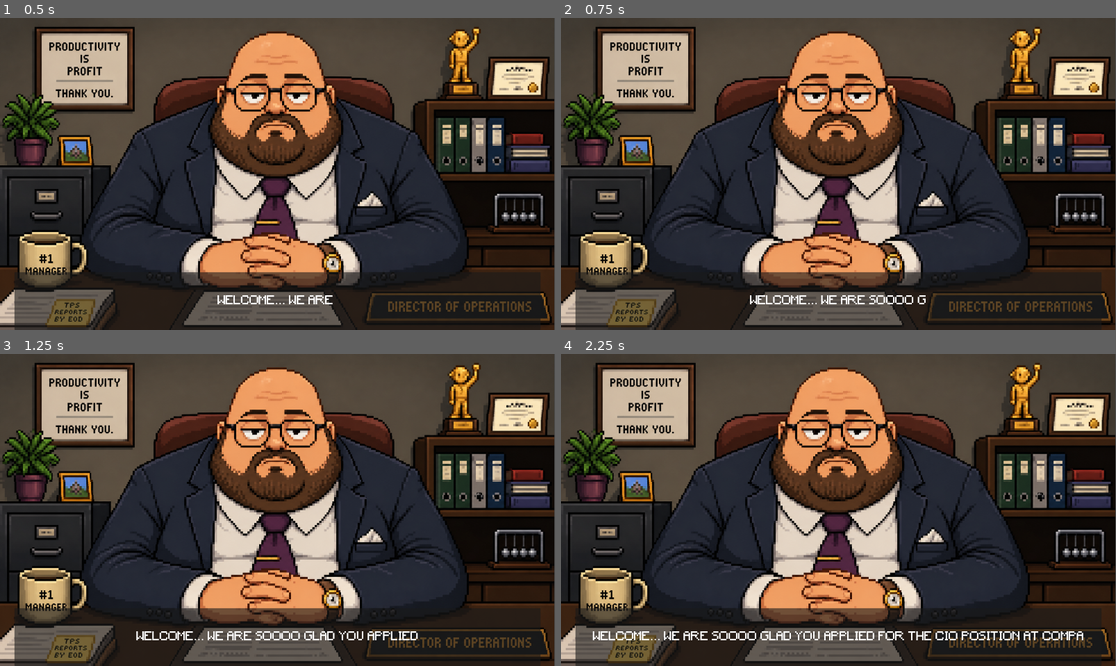
Above: before the commit, frames 1-4 (two rows, left to right).
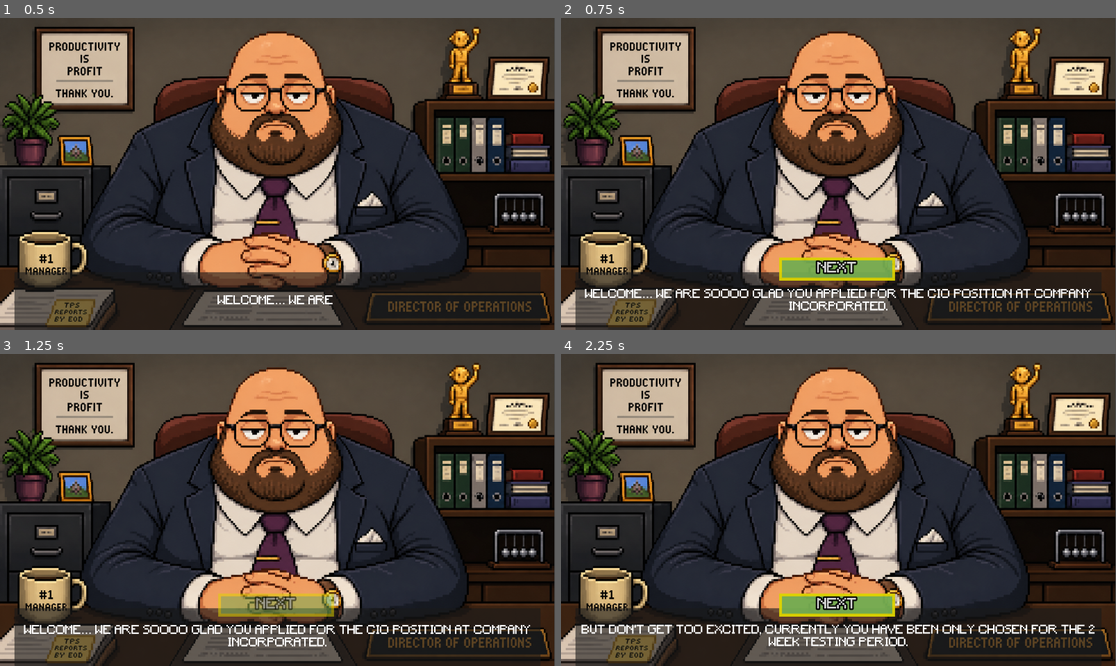
Above: after the commit, the same moments.

Repository: Leopold-Wahlbeck/Green-Cio
Game: Godot game, scene res://scenes/IntroScene.tscn
The game is run twice, just before and just after one commit, with the same random seed, the same clock (stepped at 60 frames per second) and the same inputs. This scene is started directly instead of the project's main scene.
Inputs (mouse positions are in pixels of both pictures, inside the frame that each line leads up to):
- Up to frame 1 (0.5 s): no input
- Up to frame 2 (0.75 s): move the mouse to (960, 158) at 0.52 s; click (960, 158) at 0.67 s
- Up to frame 3 (1.25 s): no input
- Up to frame 4 (2.25 s): click (838, 603) at 1.25 s, where only the run after the commit has a clickable "NEXT"; move the mouse to (727, 525) at 2.02 s; click (727, 525) at 2.17 s

Frame 1 is identical in both runs. In frame 2, 3.4% of the frame differs, in the area x 4-96%, y 76-94%; in frame 3, 3.5%; in frame 4, 4.2%, in the area x 3-97%, y 76-94%.

Commit message:
Add typing-skip and next-button animation
Allow players to skip the typing effect by clicking while text is typing, and animate the next button when a line is complete. Introduces skip_typing and button_tween state, adds _input handling to set skip_typing, hides the next button during typing, and immediately reveal full text when skipped. Adds show_next_button() and animate_next_button() using a Tween to pulse the button's alpha, and ensures any existing tween is killed before starting a new one.

Diff:
--- a/scripts/introscript.gd
+++ b/scripts/introscript.gd
@@ -1,3 +1,5 @@
+
+
 extends Control
 
 @onready var dialogue_text: Label = $DialogueBox/DiaText
@@ -18,25 +20,56 @@
 var index := 0
 var typing_speed := 0.03
 var is_typing := false
+var skip_typing := false
 var current_full_text := ""
+
+var button_tween: Tween
 
 func _ready() -> void:
 	next_button.pressed.connect(next_line)
+	next_button.visible = false
 	show_line()
+
+func _input(event: InputEvent) -> void:
+	if event is InputEventMouseButton and event.pressed:
+		if is_typing:
+			skip_typing = true
 
 func show_line() -> void:
 	current_full_text = lines[index]
 	dialogue_text.text = ""
 	is_typing = true
+	skip_typing = false
 
-	next_button.visible = false  # 🔥 göm knappen
+	next_button.visible = false
+
+	if button_tween:
+		button_tween.kill()
 
 	for i in current_full_text.length():
+		if skip_typing:
+			dialogue_text.text = current_full_text
+			break
+
 		dialogue_text.text += current_full_text[i]
 		await get_tree().create_timer(typing_speed).timeout
 
 	is_typing = false
-	next_button.visible = true   # 🔥 visa när klar
+	show_next_button()
+
+func show_next_button() -> void:
+	next_button.visible = true
+	next_button.modulate.a = 1.0
+	next_button.scale = Vector2(1, 1)
+	animate_next_button()
+
+func animate_next_button() -> void:
+	button_tween = create_tween()
+	button_tween.set_loops()
+
+	button_tween.tween_property(next_button, "modulate:a", 0.5, 0.6)
+
+	button_tween.tween_property(next_button, "modulate:a", 1.0, 0.6)
 
 func next_line() -> void:
 	index += 1
